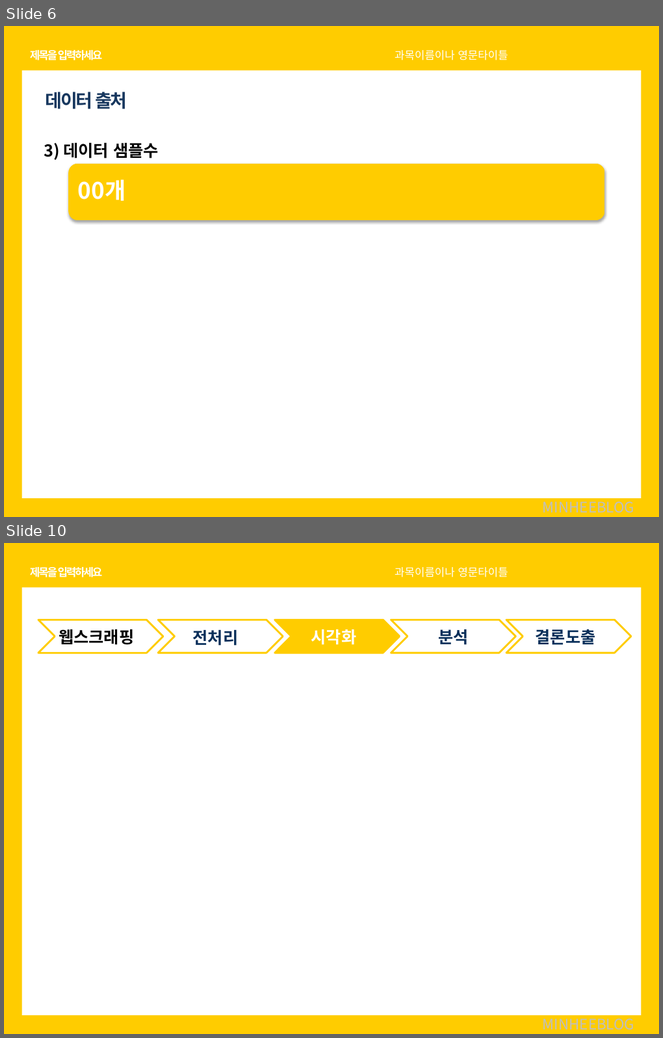
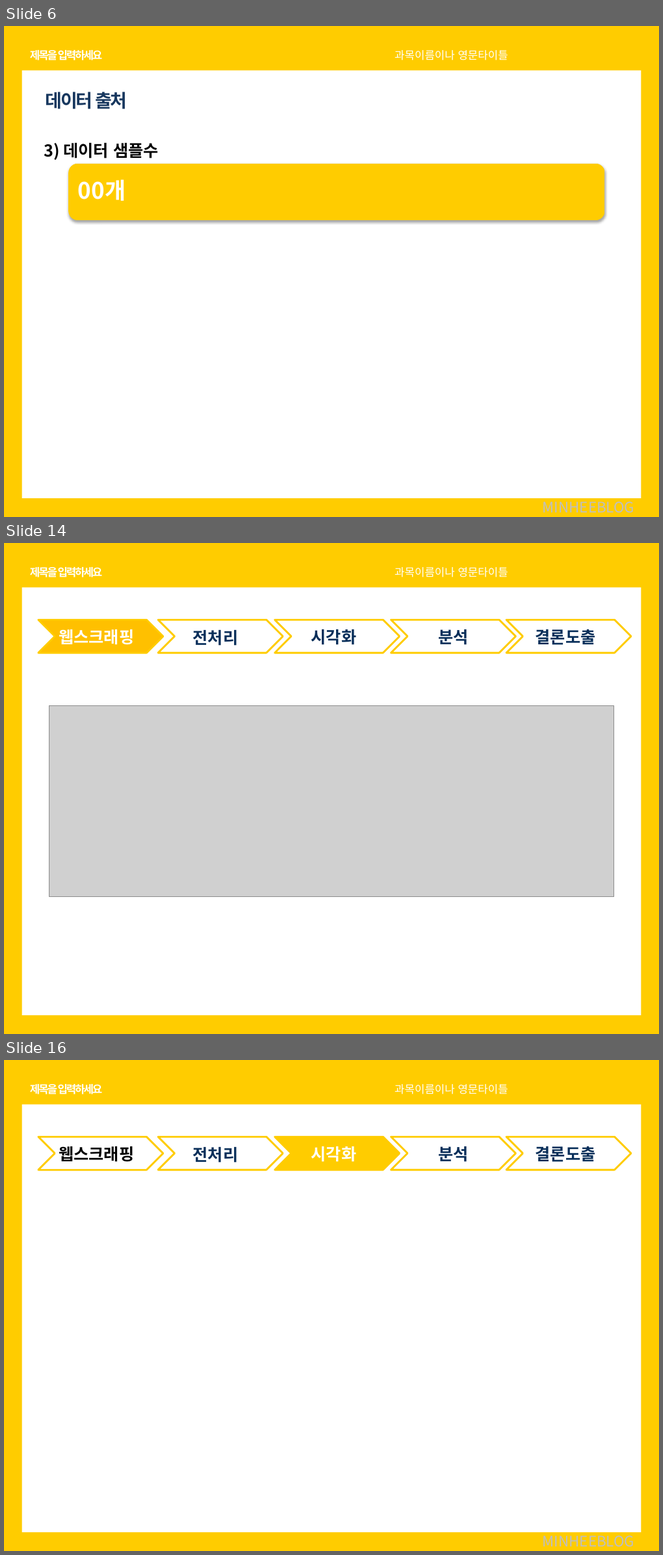
Before and after one commit to soothingni/PROJECT1, a slide deck: 치즈.pptx. Shown one above the other, each under a label of ours: slides 6 and 10 before the commit, slides 6, 14 and 16 after it; the slides between them are not shown. The pictures are 663x1038 and 663x1555 pixels, drawn with LibreOffice and Linux fonts; fonts in the diff are those of the drawing; grey boxes stand for pictures. Boxes give left, top, right and bottom in pixels: in the first picture for what was removed or moved away, otherwise in the second. Text is boxed around its words. In the diff, an @@ line names an element or a change of style, - is before the commit and + after.

Commit message:
전처리수정

```diff
--- a/치즈.pptx
+++ b/치즈.pptx
@@ slide 14 added at [4, 543, 659, 1034], background #FFCC00 @@
@@ text added at [30, 565, 103, 579], 12 pt, text #FFFFFF, bold @@
+제목을 입력하세요
@@ text added at [395, 567, 508, 577], 12 pt, text #FFFFFF @@
+과목이름이나 영문타이틀
@@ rectangle added at [22, 588, 642, 1016], fill #FFFFFF @@
@@ chevron added at [38, 620, 163, 653], fill #FFC000, outline #FFCC00 2 pt @@
@@ chevron added at [158, 620, 283, 653], outline #FFCC00 2 pt @@
@@ chevron added at [274, 620, 400, 653], outline #FFCC00 2 pt @@
@@ chevron added at [391, 620, 516, 653], outline #FFCC00 2 pt @@
@@ chevron added at [506, 620, 632, 653], outline #FFCC00 2 pt @@
@@ text added at [59, 629, 134, 645], 18 pt, text #FFFFFF, bold @@
+웹스크래핑
@@ text added at [193, 630, 239, 646], 18 pt, text #082E59, bold @@
+전처리
@@ text added at [311, 629, 357, 645], 18 pt, text #082E59, bold @@
+시각화
@@ text added at [438, 629, 468, 645], 18 pt, text #082E59, bold @@
+분석
@@ text added at [536, 629, 596, 645], 18 pt, text #082E59, bold @@
+결론도출
@@ picture added at [50, 706, 614, 897] @@
@@ what was slide 10 is now slide 16 @@
```
Also in this commit, not shown: 4 slides changed, 5 other slides added.
